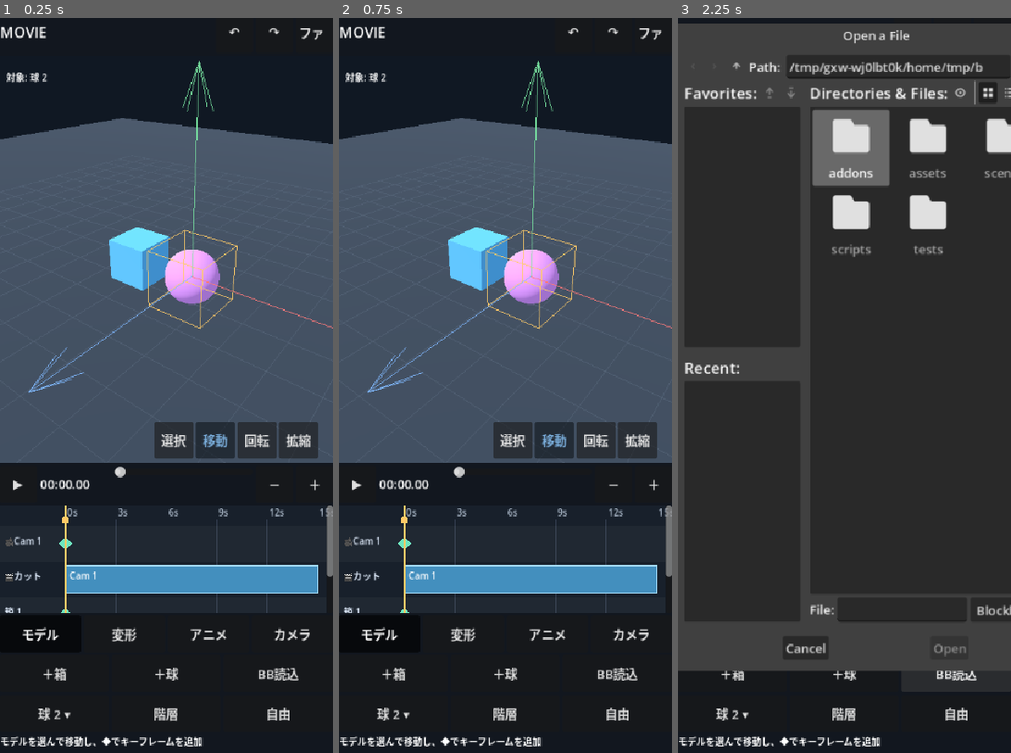
Above: before the commit, frames 1-3 (left to right).
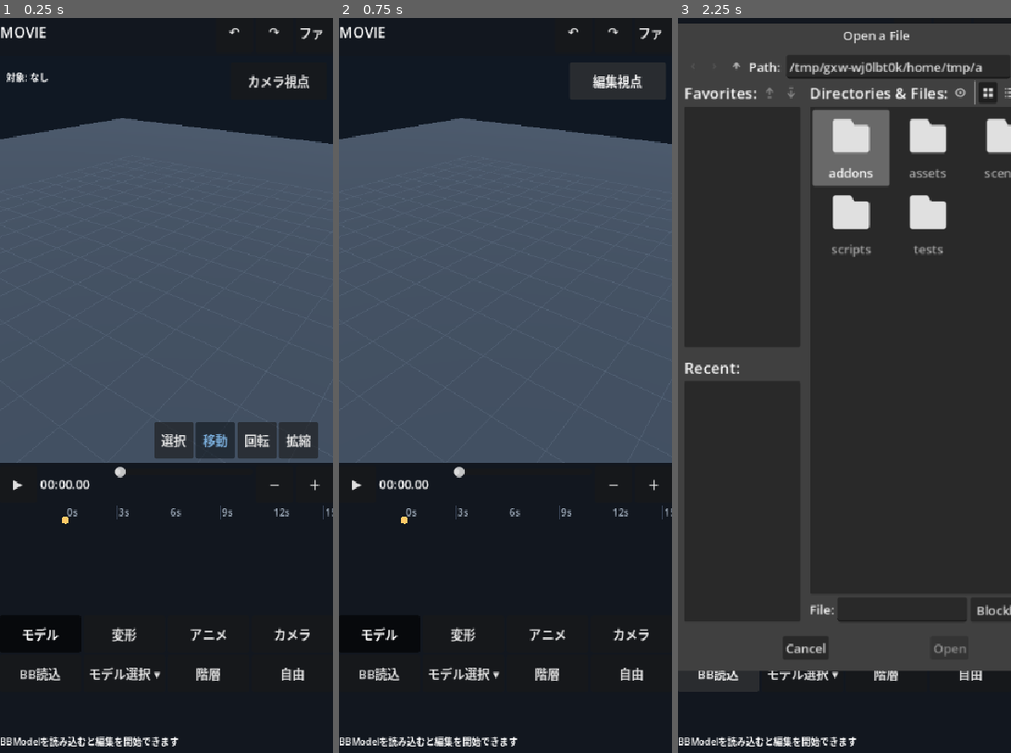
Above: after the commit, the same moments.

Repository: shejklgaia-png/movie_creater
Game: Godot game, scene res://scenes/editor.tscn
Two runs of this game, one before a commit and one after it. Both use one fixed random seed, a clock stepped at 60 frames per second and the inputs below.
Inputs (mouse positions are in pixels of both pictures, inside the frame that each line leads up to):
- Up to frame 1 (0.25 s): no input
- Up to frame 2 (0.75 s): click (618, 84) at 0.5 s, where only the run after the commit has a clickable "カメラ視点"
- Up to frame 3 (2.25 s): click (957, 84) at 1.25 s, where only the run after the commit has a clickable "編集視点"; click "BB読込" at 2 s

The runs differ from the first frame. In frame 1, 8.5% of the frame differs, in the area x 0-100%, y 5-100%; in frame 2, 12%; in frame 3, 1.6%.

Commit message:
Replace primitive add UI with viewport camera/edit toggle and preserve edit camera state

Diff:
--- a/scripts/editor.gd
+++ b/scripts/editor.gd
@@ -36,6 +36,8 @@
 var next_cut_id := 1
 var camera_menu: PopupPanel
 var shot_preview := false
+# An editing viewpoint is preserved independently of the timeline's shot camera.
+var edit_view_snapshot: Dictionary = {}
 var clip_tracks: Dictionary = {}
 var next_clip_id := 1
 var timeline_scroll: ScrollContainer
@@ -126,9 +128,7 @@
     if FileAccess.file_exists(SAVE_PATH):
         _load_project()
     else:
-        _add_object("box")
-        _add_object("sphere")
-        _show_message("モデルを選んで移動し、◆でキーフレームを追加")
+        _show_message("BBModelを読み込むと編集を開始できます")
     _seek(0.0)
 
 func _process(delta: float) -> void:
@@ -176,6 +176,19 @@
     preview.render_target_update_mode = SubViewport.UPDATE_ALWAYS
     preview.own_world_3d = true
     preview_box.add_child(preview)
+
+    # Primary view switch is always reachable in the top-right of the preview,
+    # independent of the currently selected editing category.
+    camera_view_button = _make_button(preview_panel, "カメラ視点", _toggle_camera_view)
+    camera_view_button.name = "PreviewCameraToggle"
+    camera_view_button.set_anchors_and_offsets_preset(Control.PRESET_TOP_RIGHT)
+    camera_view_button.offset_left = -133.0
+    camera_view_button.offset_right = -8.0
+    camera_view_button.offset_top = 8.0
+    camera_view_button.offset_bottom = 56.0
+    camera_view_button.custom_minimum_size = Vector2(125, 48)
+    camera_view_button.tooltip_text = "カメラ視点へ切り替え"
+    camera_view_button.focus_mode = Control.FOCUS_NONE
 
     # Always-on modeling tools in the lower-right corner of the 3D preview.
     var overlay_row := HBoxContainer.new()
@@ -209,7 +222,7 @@
     part_label.anchor_left = 0.0
     part_label.anchor_right = 0.0
     part_label.offset_left = 8.0
-    part_label.offset_right = 186.0
+    part_label.offset_right = 171.0
     part_label.offset_top = 7.0
     part_label.offset_bottom = 48.0
     part_label.clip_text = true
@@ -279,13 +292,11 @@
         category_stack.add_child(page)
         category_pages[category] = page
 
-    # Model: creating/importing objects, selecting a model, and choosing joints.
+    # Model page only imports external assets: no placeholder shapes or
+    # generic add-object buttons.
     var model_page: VBoxContainer = category_pages["モデル"]
-    var add_row := _category_row(model_page)
-    _category_action(add_row, "＋箱", func(): _add_object("box"))
-    _category_action(add_row, "＋球", func(): _add_object("sphere"))
-    _category_action(add_row, "BB読込", _choose_bbmodel)
     var properties := _category_row(model_page)
+    _category_action(properties, "BB読込", _choose_bbmodel)
     selection = _category_action(properties, "モデル選択 ▾", _toggle_picker)
     selection.custom_minimum_size.x = 98
     part_picker_button = _category_action(properties, "階層", _open_part_picker)
@@ -331,14 +342,12 @@
     animation_hint.add_theme_font_size_override("font_size", 12)
     animation_page.add_child(animation_hint)
 
-    # Camera: view control on one row, cut/key editing on the next.
+    # Camera settings stay in their category; view switching lives in preview.
     var camera_page: VBoxContainer = category_pages["カメラ"]
-    var camera_view_row := _category_row(camera_page)
-    camera_view_button = _category_action(camera_view_row, "編集視点", _toggle_camera_view)
-    _category_action(camera_view_row, "視点→撮影", _copy_editor_to_shot)
-    var camera_key_row := _category_row(camera_page)
-    _category_action(camera_key_row, "カメラ◆", _insert_camera_key)
-    _category_action(camera_key_row, "カット編集", _open_camera_menu)
+    var camera_row := _category_row(camera_page)
+    _category_action(camera_row, "視点→撮影", _copy_editor_to_shot)
+    _category_action(camera_row, "カメラ◆", _insert_camera_key)
+    _category_action(camera_row, "カット編集", _open_camera_menu)
     _select_category("モデル")
 
     status_label = Label.new()
@@ -1462,17 +1471,45 @@
 
 
 func _toggle_camera_view() -> void:
-    shot_preview = not shot_preview
-    if shot_preview:
+    if not shot_preview:
+        # Store both the controller parameters and the actual camera matrix.
+        # Shot-camera animation and timeline scrubbing must never overwrite
+        # the editing viewpoint that existed before this toggle.
+        edit_view_snapshot = {
+            "target": orbit_target,
+            "yaw": orbit_yaw,
+            "pitch": orbit_pitch,
+            "distance": orbit_distance,
+            "transform": editor_camera.global_transform,
+            "fov": editor_camera.fov
+        }
+        shot_preview = true
         shot_camera.make_current()
-        camera_view_button.text = "撮影視点"
+        camera_view_button.text = "編集視点"
+        camera_view_button.tooltip_text = "元の編集視点に戻す"
         camera_marker.visible = false
-        _update_gizmo()
+        part_label.hide()
+        for tool_button in transform_buttons:
+            tool_button.hide()
     else:
+        shot_preview = false
+        if not edit_view_snapshot.is_empty():
+            orbit_target = edit_view_snapshot["target"]
+            orbit_yaw = float(edit_view_snapshot["yaw"])
+            orbit_pitch = float(edit_view_snapshot["pitch"])
+            orbit_distance = float(edit_view_snapshot["distance"])
+            _update_camera()
+            editor_camera.global_transform = edit_view_snapshot["transform"]
+            editor_camera.fov = float(edit_view_snapshot["fov"])
+            edit_view_snapshot.clear()
         editor_camera.make_current()
-        camera_view_button.text = "編集視点"
+        camera_view_button.text = "カメラ視点"
+        camera_view_button.tooltip_text = "カメラ視点へ切り替え"
         camera_marker.visible = true
-        _update_gizmo()
+        part_label.show()
+        for tool_button in transform_buttons:
+            tool_button.show()
+    _update_gizmo()
 
 func _copy_editor_to_shot() -> void:
     _set_playing(false)
